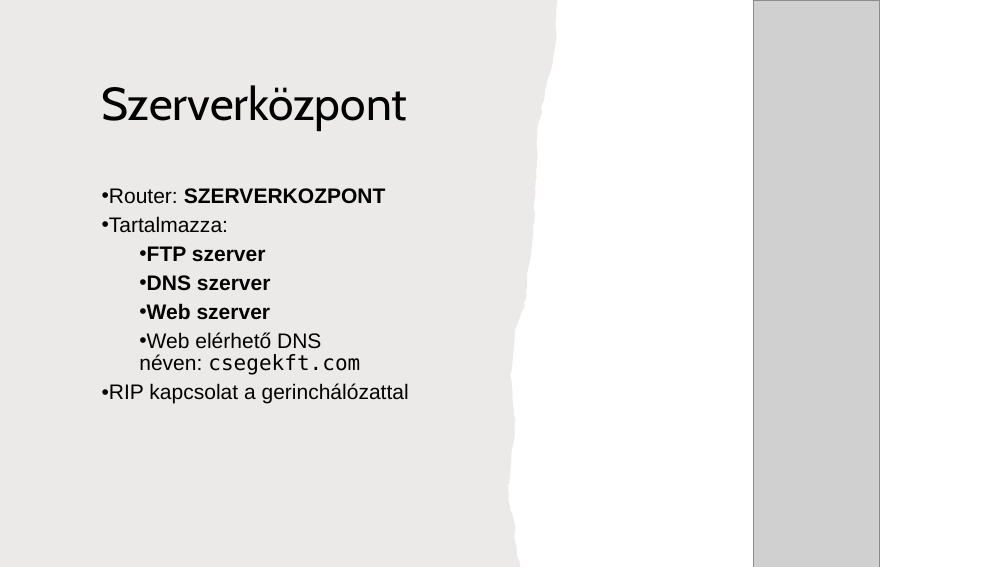
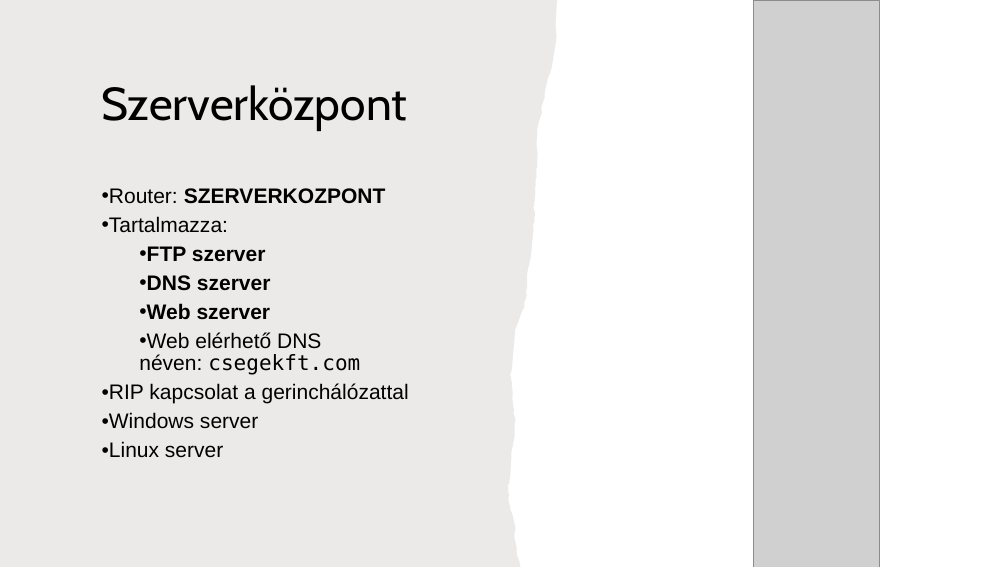
Before and after one commit to elekesbalint/RAMriders, a slide deck: slide 11 of CseGe Kft prototype.pptx. Drawn at 1008x567 pixels with LibreOffice and Linux fonts; fonts in the diff are those of the drawing; grey boxes stand for pictures. Boxes give left, top, right and bottom in pixels: in the first picture for what was removed or moved away, otherwise in the second. Text is boxed around its words. In the diff, an @@ line names an element or a change of style, - is before the commit and + after.

```diff
--- a/CseGe Kft prototype.pptx
+++ b/CseGe Kft prototype.pptx
@@ text at (x1=102, y1=412, x2=258, y2=458): paragraphs added @@
+• Windows server
+• Linux server
```
Also in this commit, not shown: 2 slides added, 2 other files.
